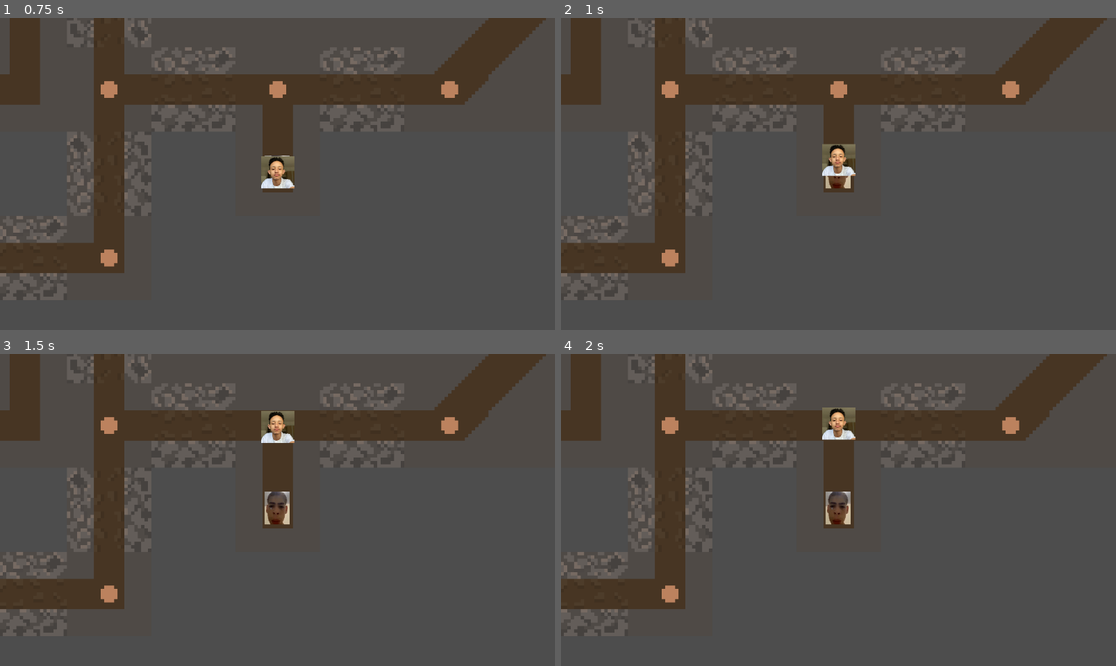
Above: before the commit, frames 1-4 (two rows, left to right).
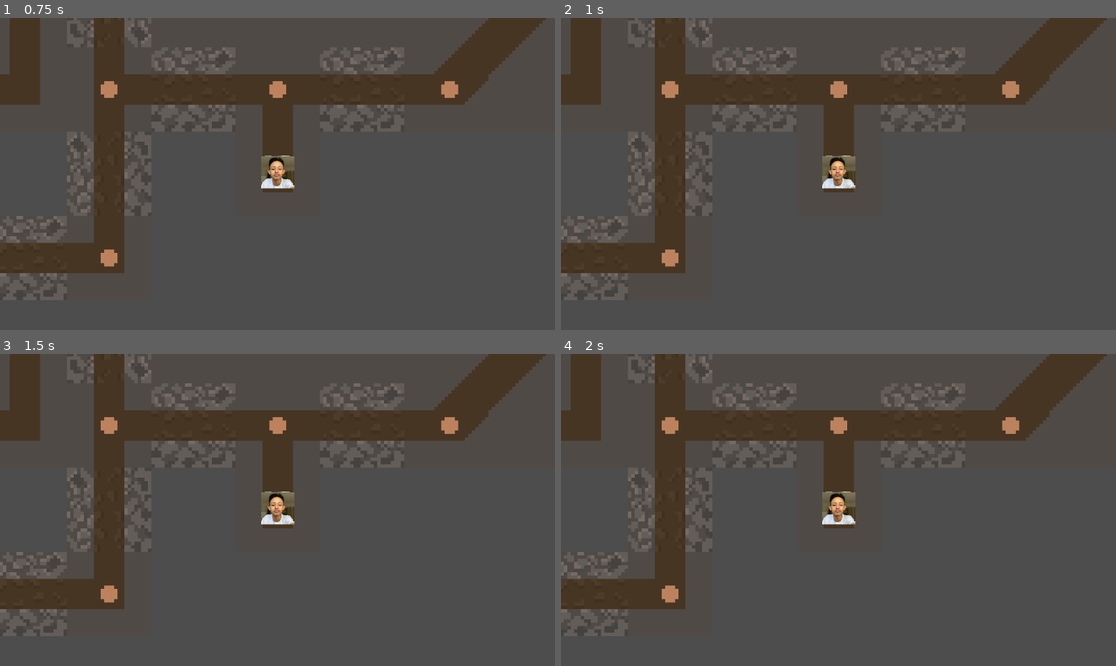
Above: after the commit, the same moments.

Repository: felipegzigon/labirinto-grafo
Game: Godot game, scene res://scenes/game.tscn
Two runs of this game, one before a commit and one after it. Both use one fixed random seed, a clock stepped at 60 frames per second and the inputs below.
Inputs:
- Up to frame 1 (0.75 s): tap Enter at 0.5 s; hold Right (ui_right) from 0.53 s (still down)
- Up to frame 2 (1 s): keep holding Right (ui_right)
- Up to frame 3 (1.5 s): release Right (ui_right) at 1.28 s; hold Down (ui_down) from 1.28 s (still down)
- Up to frame 4 (2 s): keep holding Down (ui_down)

Frame 1 is identical in both runs. In frame 2, 0.8% of the frame differs, in the area x 47-54%, y 40-55%; in frame 3, 1.1%; in frame 4, 1.1%, in the area x 47-54%, y 17-55%.

Commit message:
enimigo respawanando

Diff:
--- a/scripts/enemy.gd
+++ b/scripts/enemy.gd
@@ -5,6 +5,7 @@
 var current_step = 0
 var graph_manager
 var marker_nodes = {}
+var current_tween: Tween = null  # Referência ao tween atual
 
 func _ready():
 	graph_manager = get_node("../GraphManager")
@@ -39,9 +40,12 @@
 		"visit", "move_to":
 			if marker_nodes.has(node_name):
 				var target_pos = marker_nodes[node_name]
-				var tween = create_tween()
-				tween.tween_property(self, "global_position", target_pos, 0.8).set_trans(Tween.TRANS_SINE).set_ease(Tween.EASE_IN_OUT)
-				tween.finished.connect(func(): _next_step())
+				# Cancelar tween anterior se existir
+				if current_tween and current_tween.is_valid():
+					current_tween.kill()
+				current_tween = create_tween()
+				current_tween.tween_property(self, "global_position", target_pos, 0.8).set_trans(Tween.TRANS_SINE).set_ease(Tween.EASE_IN_OUT)
+				current_tween.finished.connect(func(): _next_step())
 		"backtrack":
 			var target_index = current_step - 1
 			while target_index >= 0 and steps[target_index]["action"] == "backtrack":
@@ -51,10 +55,29 @@
 				var prev_node = step["node"]
 				if marker_nodes.has(prev_node):
 					var target_pos = marker_nodes[prev_node]
-					var tween = create_tween()
-					tween.tween_property(self, "global_position", target_pos, 0.8)
-					tween.finished.connect(func(): _next_step())
+					# Cancelar tween anterior se existir
+					if current_tween and current_tween.is_valid():
+						current_tween.kill()
+					current_tween = create_tween()
+					current_tween.tween_property(self, "global_position", target_pos, 0.8)
+					current_tween.finished.connect(func(): _next_step())
 
 func _next_step():
 	current_step += 1
 	_move_next_step()
+
+func reset_to_start():
+	"""Reseta o inimigo para o início do caminho"""
+	current_step = 0
+
+	# Cancelar qualquer movimento em andamento
+	if current_tween and current_tween.is_valid():
+		current_tween.kill()
+		current_tween = null
+
+	# Reposicionar no Marker0
+	if marker_nodes.has("Marker0"):
+		global_position = marker_nodes["Marker0"]
+
+	# Reiniciar movimento
+	_move_next_step()
--- a/scripts/player.gd
+++ b/scripts/player.gd
@@ -7,6 +7,7 @@
 var graph_manager: GraphManager
 var marker_nodes: Dictionary = {}
 var waypoints_parent: Node2D
+var enemy: CharacterBody2D = null  # Referência ao inimigo
 # Sistema de névoa removido
 
 # Sistema de posição atual
@@ -31,6 +32,9 @@
 	if graph_manager:
 		waypoints_parent = graph_manager.waypoints_parent
 		_load_marker_positions()
+
+	# Buscar referência ao inimigo
+	enemy = get_node("../Enemy")
 
 	# Posicionar no marcador inicial - IMPORTANTE: fazer isso após carregar as posições
 	_position_at_marker0()
@@ -384,6 +388,25 @@
 	else:
 		print("  → Vizinhos disponíveis: ", neighbors)
 
+func _respawn_enemy_at_start():
+	"""Respawna o inimigo na posição inicial (Marker0) quando colidir com o player"""
+	if not enemy:
+		return
+
+	if not marker_nodes.has("Marker0"):
+		print("ERRO: Marker0 não encontrado para respawn do inimigo!")
+		return
+
+	# Respawnar o inimigo no Marker0
+	var marker0_pos = marker_nodes["Marker0"]
+	enemy.global_position = marker0_pos
+
+	# Resetar o estado do inimigo (reiniciar o caminho)
+	if enemy.has_method("reset_to_start"):
+		enemy.reset_to_start()
+
+	print("⚠️ COLISÃO COM INIMIGO! Inimigo respawnado em Marker0")
+
 func _physics_process(delta):
 	# Garantir que o movimento do tween seja processado suavemente
 	# O tween já atualiza global_position automaticamente, mas podemos
@@ -396,4 +419,22 @@
 		# Quando não está se movendo, também garantir que não há velocidade residual
 		velocity = Vector2.ZERO
 
+	# Verificar colisão com o inimigo
+	_check_enemy_collision()
+
+func _check_enemy_collision():
+	"""Verifica se o player colidiu com o inimigo e respawna se necessário"""
+	if not enemy:
+		return
+
+	# Calcular distância entre player e inimigo
+	var distance = global_position.distance_to(enemy.global_position)
+
+	# Distância de colisão (ajustar conforme necessário, baseado no tamanho dos sprites)
+	var collision_distance = 30.0  # pixels
+
+	if distance < collision_distance:
+		# Colisão detectada! Respawnar o inimigo na posição inicial (Marker0)
+		_respawn_enemy_at_start()
+
 # Atualização de névoa removida
